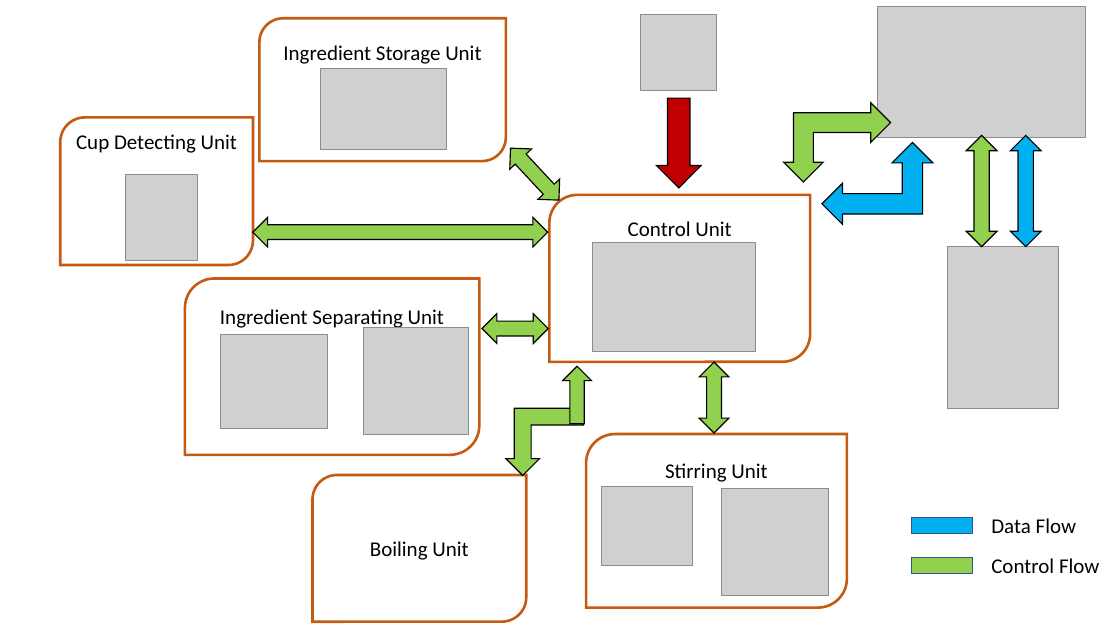
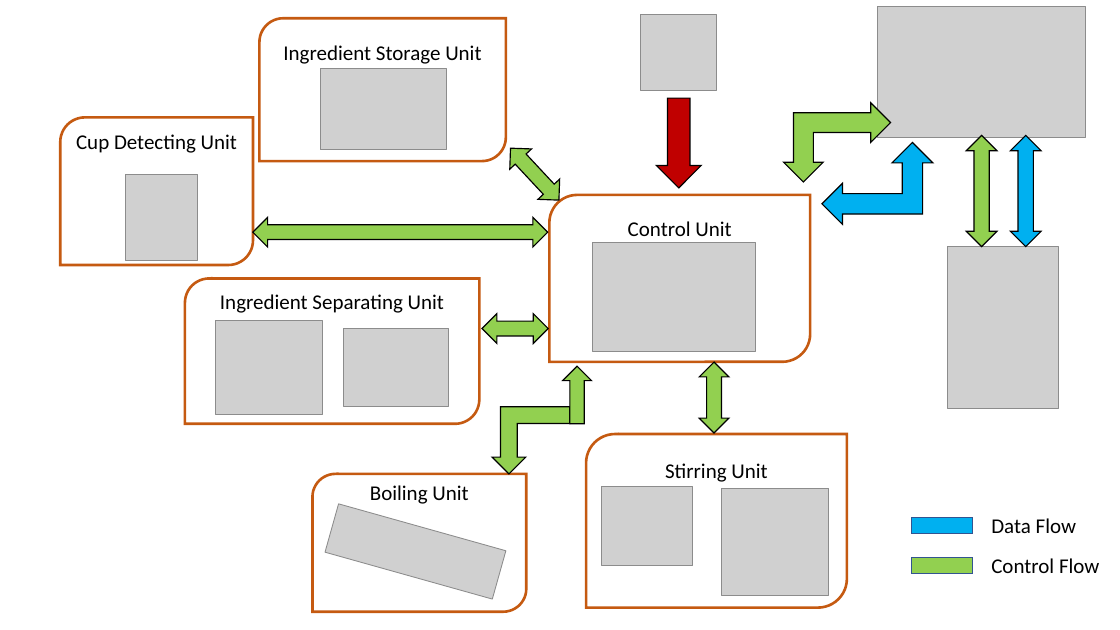
Before and after one commit to ShaznaIsthikar/e17-3yp-Smart-Pour, a slide deck: slide 1 of diagrams/Data flow.pptx. Drawn at 1120x630 pixels with LibreOffice and Linux fonts; fonts in the diff are those of the drawing; grey boxes stand for pictures. Boxes give left, top, right and bottom in pixels: in the first picture for what was removed or moved away, otherwise in the second. Text is boxed around its words. In the diff, an @@ line names an element or a change of style, - is before the commit and + after.

```diff
--- a/diagrams/Data flow.pptx
+++ b/diagrams/Data flow.pptx
@@ round diag rect "Ingredient Separating Unit": place and size @@
-round diag rect "Ingredient Separating Unit" at <box>185,278,479,455</box>
+round diag rect "Ingredient Separating Unit" at <box>185,278,479,423</box>
@@ picture: place and size @@
-picture at <box>220,334,327,429</box>
+picture at <box>215,321,322,415</box>
@@ picture: place and size @@
-picture at <box>363,328,468,434</box>
+picture at <box>344,329,449,407</box>
@@ bent up arrow: place and size @@
-bent up arrow at <box>506,408,583,476</box>
+bent up arrow at <box>492,407,570,474</box>
@@ round diag rect "Boiling Unit": place and size @@
-round diag rect "Boiling Unit" at <box>313,476,527,623</box>
+round diag rect "Boiling Unit" at <box>313,474,527,612</box>
@@ picture added at <box>325,504,506,599</box> @@
```
Also in this commit, not shown: 8 other files.
